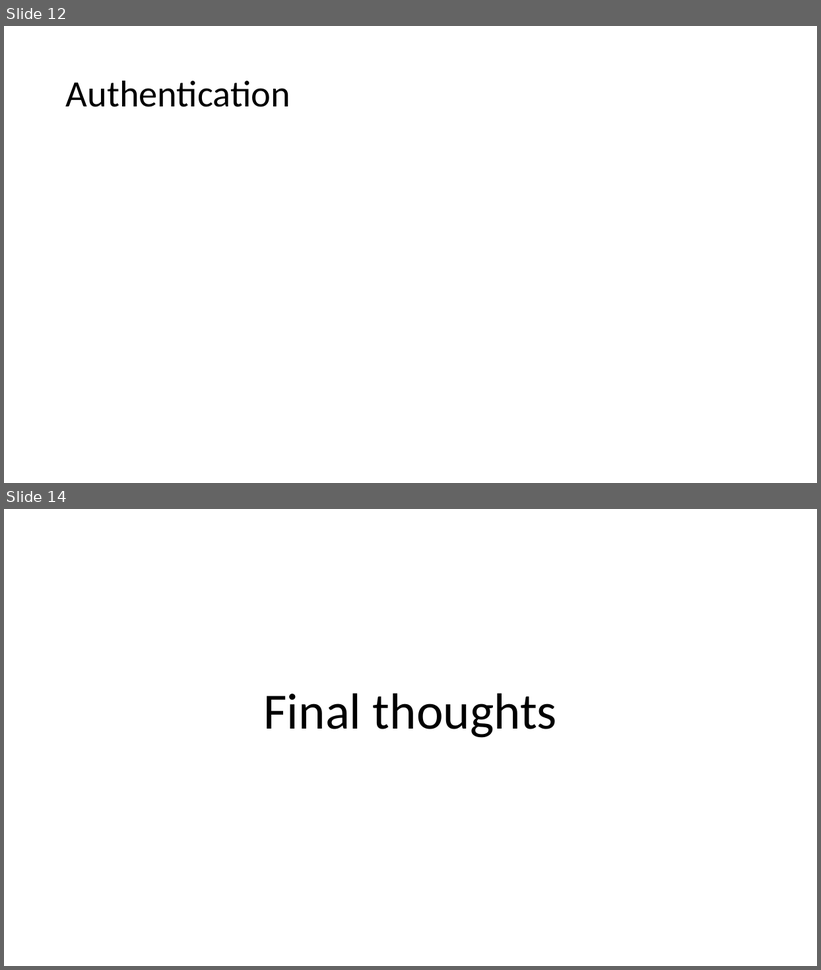
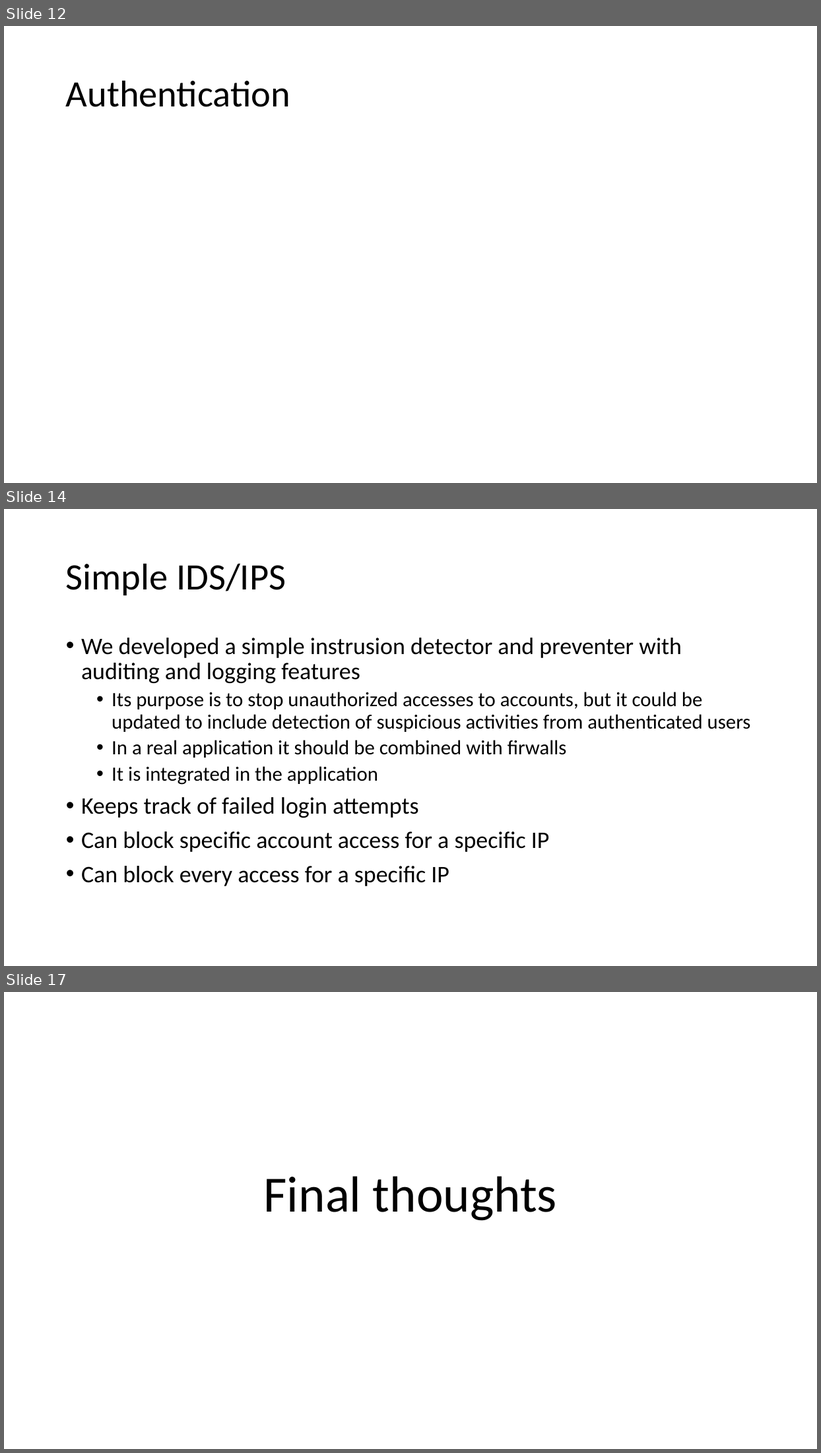
Before and after one commit to fparricelli/Encrypted-data-exchange-between-two-Arduino-boards-using-Symmetric-Encryption, a slide deck: Documentazione e cose così/Slide_concettuali_Luca.pptx. Shown one above the other, each under a label of ours: slides 12 and 14 before the commit, slides 12, 14 and 17 after it; the slides between them are not shown. The pictures are 821x970 and 821x1453 pixels, drawn with LibreOffice and Linux fonts; fonts in the diff are those of the drawing. Boxes give left, top, right and bottom in pixels: in the first picture for what was removed or moved away, otherwise in the second. Text is boxed around its words. In the diff, an @@ line names an element or a change of style, - is before the commit and + after.

```diff
--- a/Documentazione e cose così/Slide_concettuali_Luca.pptx
+++ b/Documentazione e cose così/Slide_concettuali_Luca.pptx
@@ slide 14 added at (4, 509, 817, 966), background #FFFFFF @@
@@ title added at (66, 563, 286, 595), 44 pt, text #000000 @@
+Simple IDS/IPS
@@ text added at (81, 638, 751, 887), 24 pt, text #000000 @@
+• We developed a simple instrusion detector and preventer with auditing and logging features
+  • Its purpose is to stop unauthorized accesses to accounts, but it could be updated to include detection of suspicious activities from authenticated users
+  • In a real application it should be combined with firwalls
+  • It is integrated in the application
+• Keeps track of failed login attempts
+• Can block specific account access for a specific IP
+• Can block every access for a specific IP
@@ what was slide 14 is now slide 17 @@
```
Also in this commit, not shown: 5 slides changed, 2 other slides added, 1 other file.
